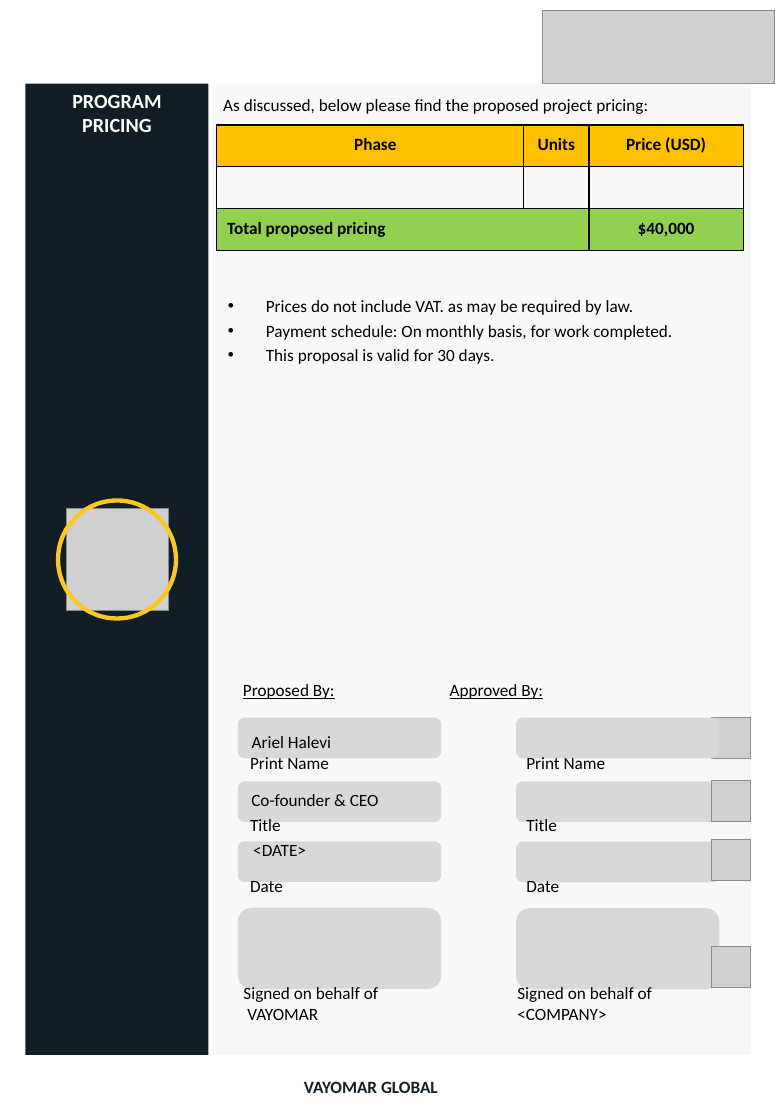
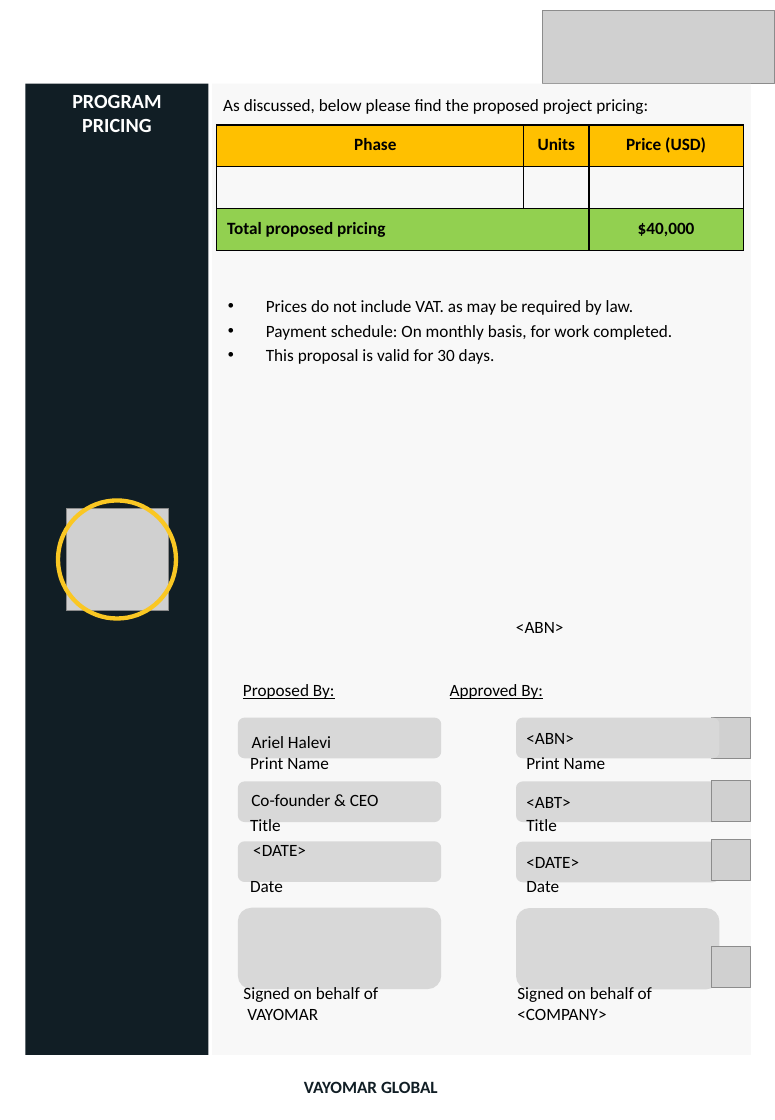
Before and after one commit to guyash/proposalTool, a slide deck: slide 52 of public/proposal_template.pptx. Drawn at 775x1120 pixels with LibreOffice and Linux fonts; fonts in the diff are those of the drawing; grey boxes stand for pictures. Boxes give left, top, right and bottom in pixels: in the first picture for what was removed or moved away, otherwise in the second. Text is boxed around its words. In the diff, an @@ line names an element or a change of style, - is before the commit and + after.

```diff
--- a/public/proposal_template.pptx
+++ b/public/proposal_template.pptx
@@ text added at [516,622,564,633], 12 pt, text #000000 @@
+<ABN>
@@ text in freeform shape at [526,733,574,744]: text added @@
+<ABN>
@@ text in freeform shape at [526,797,570,808]: text added @@
+<ABT>
@@ text in freeform shape at [526,857,579,868]: text added @@
+<DATE>
```
Also in this commit, not shown: 1 other file.
